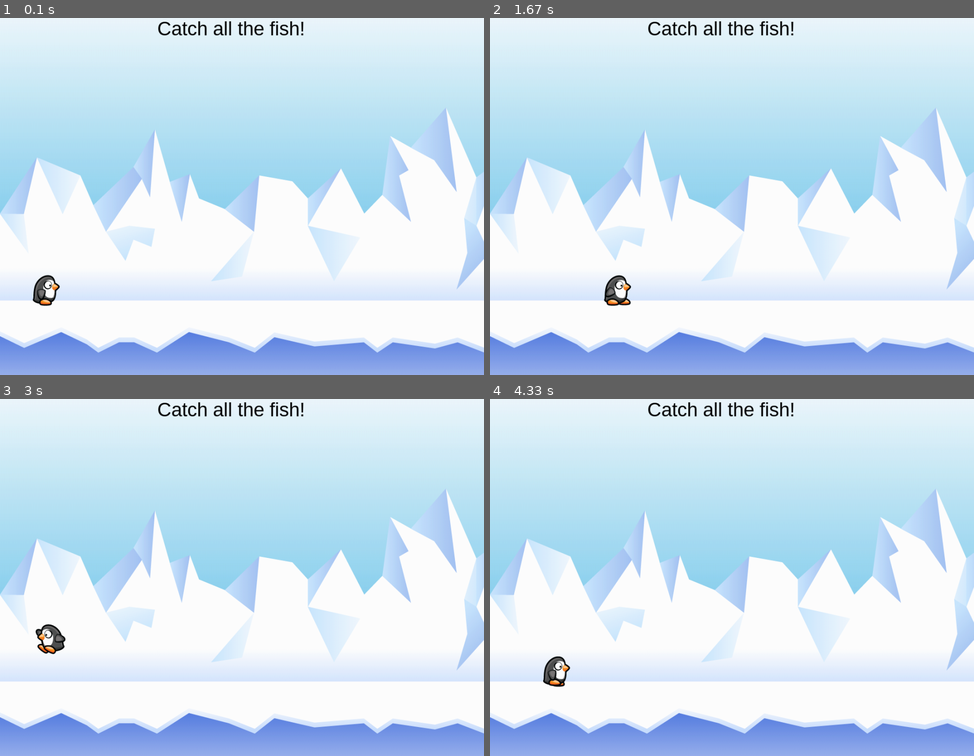
Above: before the commit, frames 1-4 (two rows, left to right).
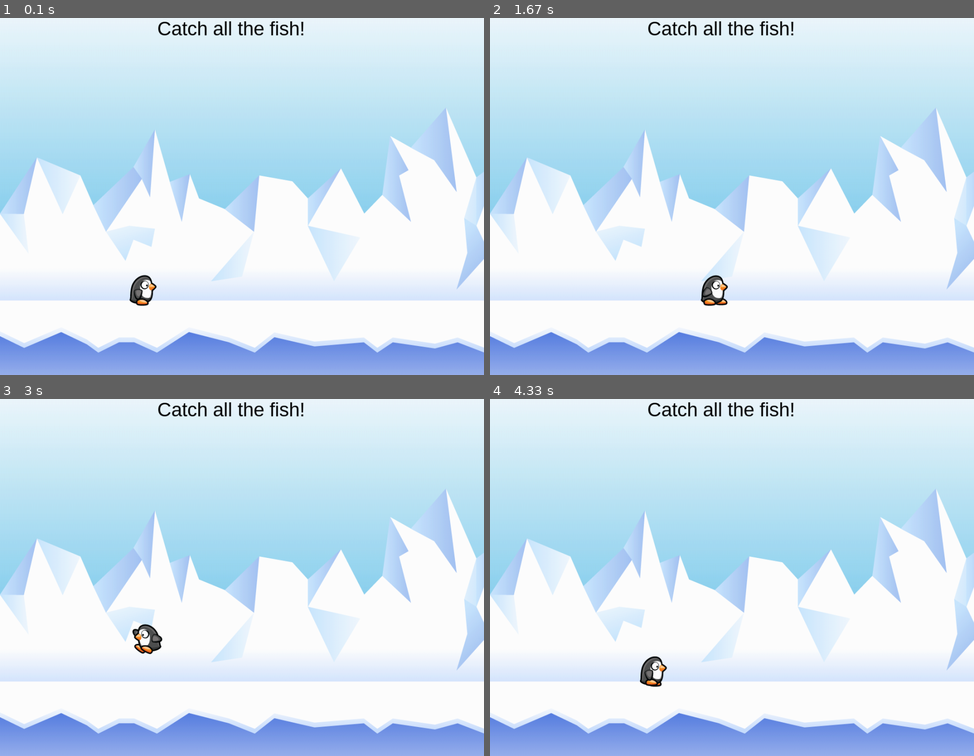
Above: after the commit, the same moments.

Repository: FB-18-19-PreAP-CS/mygame_purdy
Game: pygame game, started from walking_pgf.py
Same seed, same stepped clock (60 frames per second), same inputs: the game is played once before the commit and once after it.
Inputs:
- Up to frame 1 (0.1 s): no input
- Up to frame 2 (1.67 s): hold Right 0.33-0.8 s; hold Up 0.83-1.13 s; hold Right 1.17-1.63 s
- Up to frame 3 (3 s): hold Left 1.67-2.2 s; hold Left 2.23-2.63 s; hold Up from 2.67 s (still down)
- Up to frame 4 (4.33 s): release Up at 3.03 s; hold Right 3.07-3.7 s; hold Left 3.73-4.2 s; hold Right from 4.23 s (still down)

The runs differ from the first frame. In frame 1, 0.7% of the frame differs, in the area x 6-33%, y 71-81%; in frame 2, 0.7%, in the area x 23-50%, y 72-81%; in frame 3, 0.7%; in frame 4, 0.7%.

Commit message:
scrolling background works

Diff:
--- a/walking_pgf.py
+++ b/walking_pgf.py
@@ -21,7 +21,7 @@
 
 ground = 575 # height of ground
 
-xPos = 100
+xPos = 300
 yPos = 575
 
 xSpeed = 0
@@ -46,13 +46,21 @@
         if not jumping:
             changeSpriteImage(penguin,frame)
         transformSprite(penguin,0,1,hflip=True)
-        xPos -= 3
+        if xPos <= 300:
+            xPos = 300
+            scrollBackground(3,0)
+        else:
+            xPos -= 3
 
     if keyPressed("right"):
         direction = 'right'
         if not jumping:
             changeSpriteImage(penguin,frame)
-        xPos += 3
+        if xPos >= 600:
+            xPos = 600
+            scrollBackground(-3,0)
+        else:
+            xPos += 3
 
     if keyPressed("up"):
         if direction == 'right':
